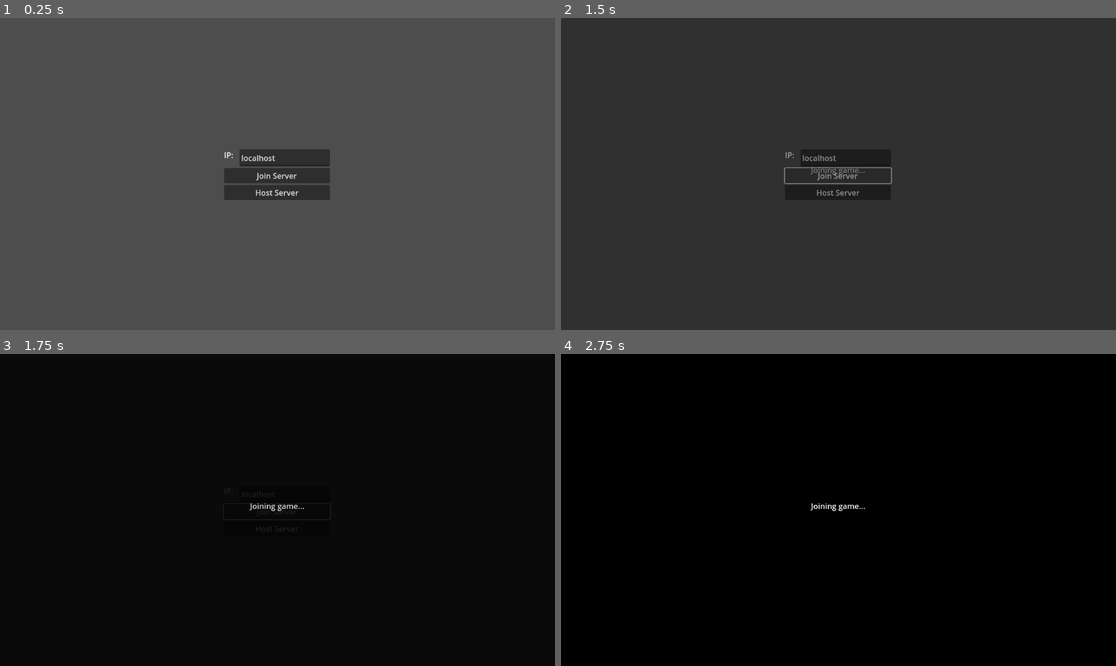
Above: before the commit, frames 1-4 (two rows, left to right).
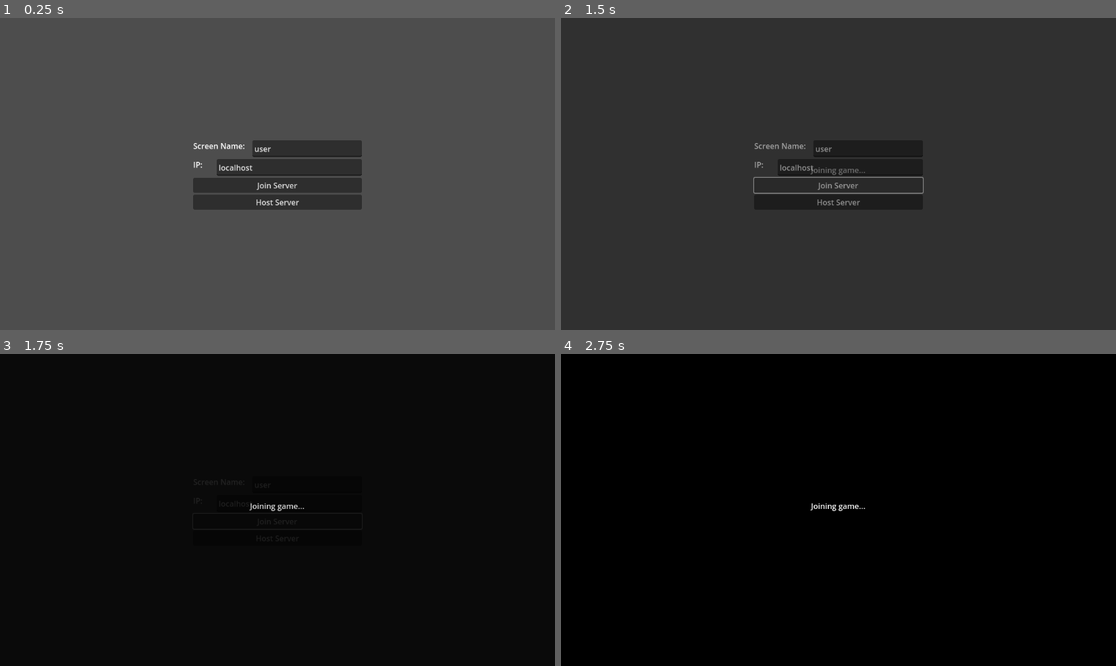
Above: after the commit, the same moments.

Repository: Aukan-Forge-Games/Fallen-Argentum-Test
Game: Godot game, scene res://Scenes/UI/join_screen.tscn
Two runs of this game, one before a commit and one after it. Both use one fixed random seed, a clock stepped at 60 frames per second and the inputs below.
Inputs:
- Up to frame 1 (0.25 s): no input
- Up to frame 2 (1.5 s): tap Enter at 0.5 s; hold D (right) 0.53-1.25 s; tap Space (attack1) at 0.6 s; click "Join Server" at 1.25 s
- Up to frame 3 (1.75 s): no input
- Up to frame 4 (2.75 s): click "Host Server" at 2 s

The runs differ from the first frame. In frame 1, 3.6% of the frame differs, in the area x 34-66%, y 39-62%; in frame 2, 0.9%; in frame 3, less than 0.1%; in frame 4, nothing differs.

Commit message:
Added player usernames

Diff:
--- a/Autoloads/lobby.gd
+++ b/Autoloads/lobby.gd
@@ -94,3 +94,6 @@
 
 func get_player_ids() -> Array:
 	return players.keys()
+
+func set_screen_name(username: String):
+	player_info["name"] = username
--- a/Scenes/Player/player.gd
+++ b/Scenes/Player/player.gd
@@ -7,6 +7,8 @@
 var move : Vector2 = Vector2.ZERO
 
 @onready var sprite_2d: Sprite2D = $Sprite2D
+
+@onready var name_label: Label = $NameLabel
 
 func _physics_process(dt: float) -> void:
 	move = input_synchronizer.move_input
@@ -24,6 +26,8 @@
 
 	move_and_slide()
 
+func set_username(username: String):
+	name_label.text = username
 
 func _on_input_synchronizer_action_1() -> void:
 	create_tween().tween_property(sprite_2d, "scale", Vector2.ONE, 0.2).from(Vector2(1.5, 1.5)).set_trans(Tween.TRANS_BACK)
--- a/Scenes/Player/player.tscn
+++ b/Scenes/Player/player.tscn
@@ -42,4 +42,12 @@
 replication_interval = 0.1
 replication_config = SubResource("SceneReplicationConfig_xpcdj")
 
+[node name="NameLabel" type="Label" parent="."]
+offset_left = -64.0
+offset_top = -87.0
+offset_right = 65.0
+offset_bottom = -64.0
+text = "Player"
+horizontal_alignment = 1
+
 [connection signal="action1" from="InputSynchronizer" to="." method="_on_input_synchronizer_action_1"]
--- a/Scenes/UI/join_screen.gd
+++ b/Scenes/UI/join_screen.gd
@@ -1,6 +1,7 @@
 extends Control
 
 @onready var ip_text_edit: TextEdit = $CenterContainer/VBoxContainer/HBoxContainer/IPTextEdit
+@onready var screen_name_text_edit: TextEdit = $CenterContainer/VBoxContainer/HBoxContainer2/ScreenNameTextEdit
 
 var server_ip: String = ""
 
@@ -28,3 +29,6 @@
 
 func _on_host_server_button_pressed() -> void:
 	Lobby.create_game()
+
+func _on_screen_name_text_edit_text_changed() -> void:
+	Lobby.set_screen_name(screen_name_text_edit.text)
--- a/Scenes/UI/join_screen.tscn
+++ b/Scenes/UI/join_screen.tscn
@@ -20,11 +20,29 @@
 grow_vertical = 2
 
 [node name="VBoxContainer" type="VBoxContainer" parent="CenterContainer"]
-custom_minimum_size = Vector2(220.65, 0)
+custom_minimum_size = Vector2(350, 0)
 layout_mode = 2
 
 [node name="RichTextLabel" type="RichTextLabel" parent="CenterContainer/VBoxContainer"]
 layout_mode = 2
+
+[node name="HBoxContainer2" type="HBoxContainer" parent="CenterContainer/VBoxContainer"]
+layout_mode = 2
+
+[node name="RichTextLabel" type="RichTextLabel" parent="CenterContainer/VBoxContainer/HBoxContainer2"]
+layout_mode = 2
+size_flags_horizontal = 3
+size_flags_stretch_ratio = 0.53
+text = "Screen Name:"
+fit_content = true
+scroll_active = false
+
+[node name="ScreenNameTextEdit" type="TextEdit" parent="CenterContainer/VBoxContainer/HBoxContainer2"]
+layout_mode = 2
+size_flags_horizontal = 3
+text = "user"
+placeholder_text = "Enter a name..."
+scroll_fit_content_height = true
 
 [node name="HBoxContainer" type="HBoxContainer" parent="CenterContainer/VBoxContainer"]
 layout_mode = 2
@@ -52,6 +70,7 @@
 layout_mode = 2
 text = "Host Server"
 
+[connection signal="text_changed" from="CenterContainer/VBoxContainer/HBoxContainer2/ScreenNameTextEdit" to="." method="_on_screen_name_text_edit_text_changed"]
 [connection signal="text_changed" from="CenterContainer/VBoxContainer/HBoxContainer/IPTextEdit" to="." method="_on_ip_text_edit_text_changed"]
 [connection signal="pressed" from="CenterContainer/VBoxContainer/JoinServerButton" to="." method="_on_join_server_button_pressed"]
 [connection signal="pressed" from="CenterContainer/VBoxContainer/HostServerButton" to="." method="_on_host_server_button_pressed"]
--- a/World/game_world.gd
+++ b/World/game_world.gd
@@ -31,6 +31,13 @@
 	player.set_multiplayer_authority(id, true)
 	players.add_child(player, true)
 
+	# Set up player info (username)
+	if info != null:
+		player.set_username(info["name"])
+	else:
+		# This is the local player -- don't show username.
+		player.set_username("")
+
 
 func _free_player(id: int):
 	if not players.has_node(str(id)):
